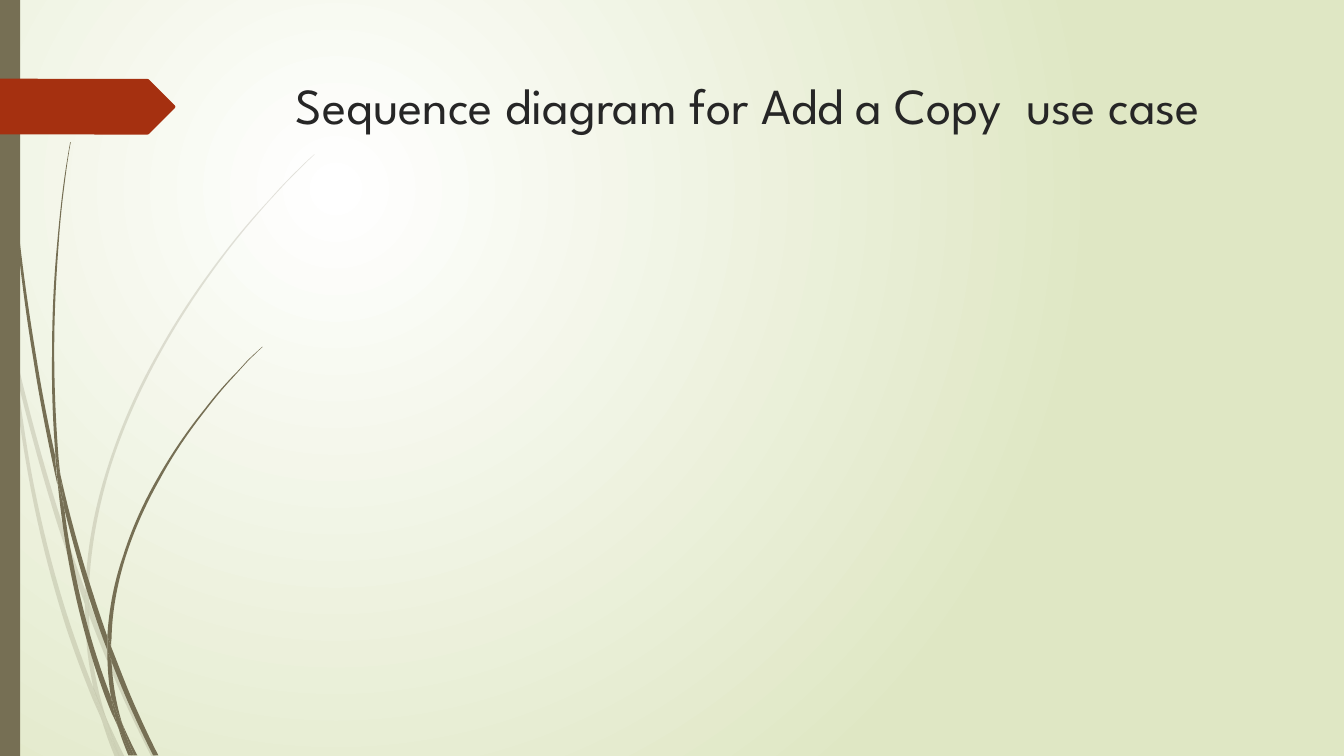
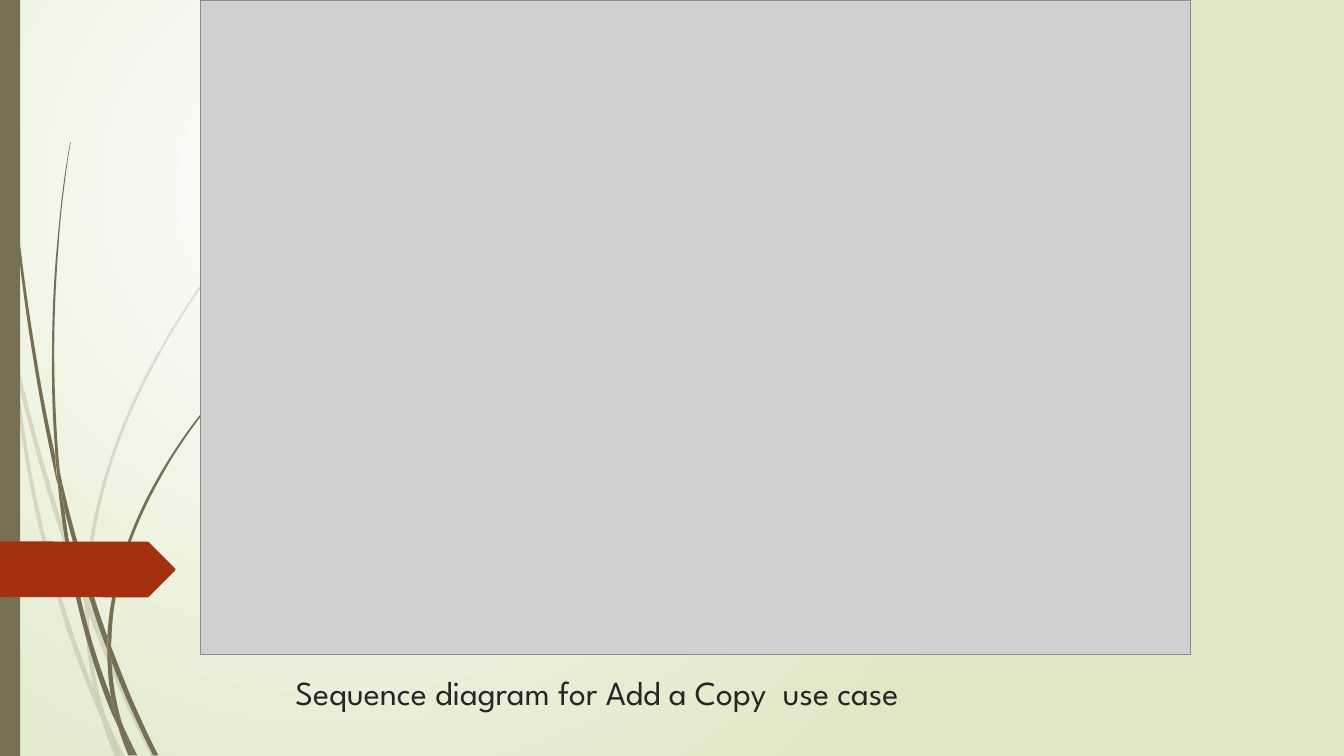
Before and after one commit to devmarwane/library-management, a slide deck: slide 5 of doc/Group 2 Library Management System.pptx. Drawn at 1344x756 pixels with LibreOffice and Linux fonts; fonts in the diff are those of the drawing; grey boxes stand for pictures. Boxes give left, top, right and bottom in pixels: in the first picture for what was removed or moved away, otherwise in the second. Text is boxed around its words. In the diff, an @@ line names an element or a change of style, - is before the commit and + after.

Commit message:
include sequence diagrams and STC

```diff
--- a/doc/Group 2 Library Management System.pptx
+++ b/doc/Group 2 Library Management System.pptx
@@ picture added at bbox=[201, 0, 1192, 655] @@
@@ freeform shape: place and size @@
-freeform shape at bbox=[0, 79, 175, 134]
+freeform shape at bbox=[0, 541, 175, 597]
@@ title "Sequence diagram for Add a ...": place and size @@
-title "Sequence diagram for Add a ..." at bbox=[296, 88, 1199, 135]
+title "Sequence diagram for Add a ..." at bbox=[295, 681, 898, 713]
@@ title "Sequence diagram for Add a ..." at bbox=[295, 681, 898, 713]: size 36 to 24 pt; vertical alignment top to bottom @@
```
Also in this commit, not shown: 2 other slides changed, 1 other file.
